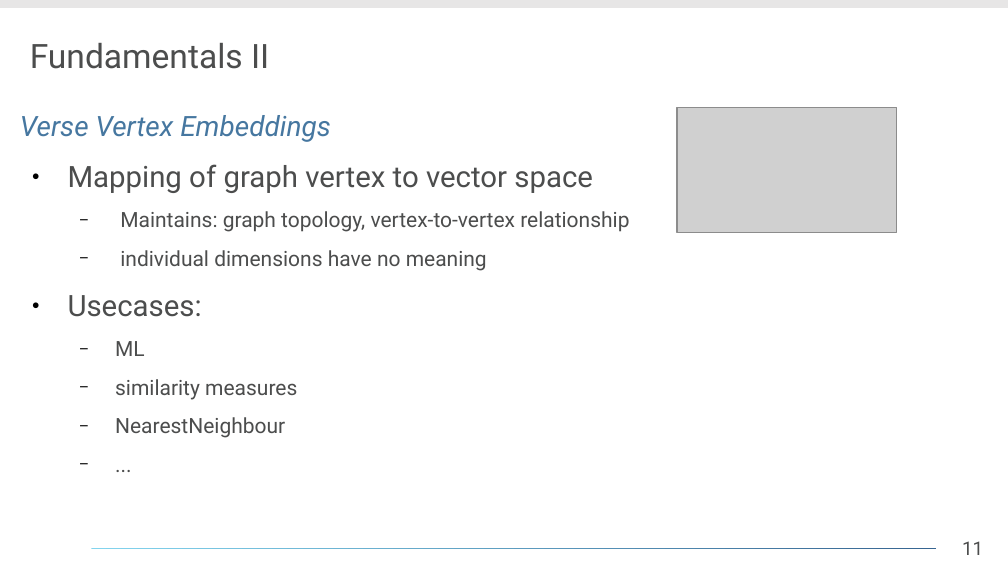
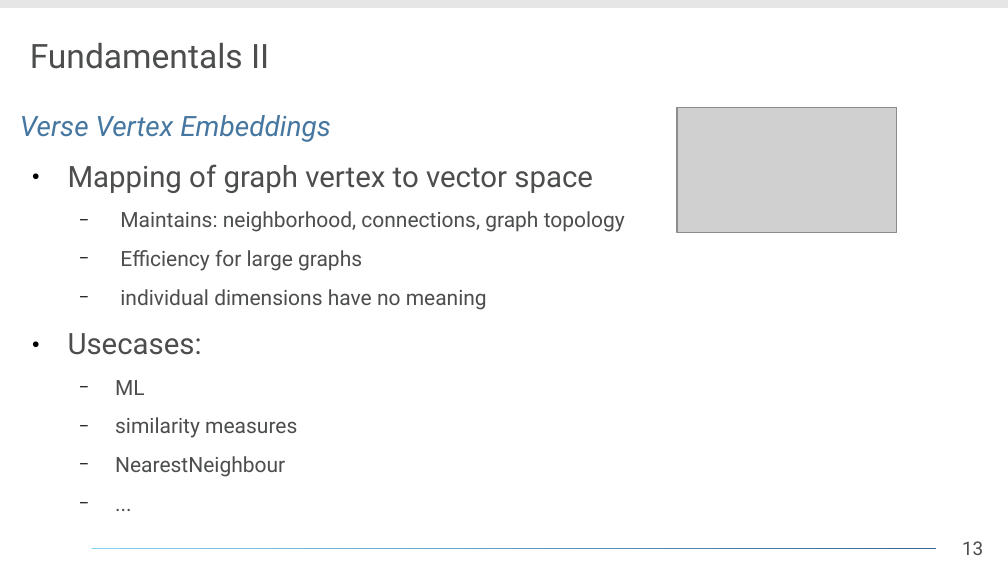
Before and after one commit to daelmo/DB2GraphGenerator, a slide deck: slide 13 of presentation/Analyse_eines_Forschungsthemas.odp (slide 11 before the commit). Drawn at 1008x567 pixels with LibreOffice and Linux fonts; fonts in the diff are those of the drawing; grey boxes stand for pictures; background and template pictures are left out. Boxes give left, top, right and bottom in pixels: in the first picture for what was removed or moved away, otherwise in the second. Text is boxed around its words. In the diff, an @@ line names an element or a change of style, - is before the commit and + after.

```diff
--- a/presentation/Analyse_eines_Forschungsthemas.odp
+++ b/presentation/Analyse_eines_Forschungsthemas.odp
@@ text at box(120, 211, 625, 271): text changed @@
-  − Maintains: graph topology, vertex-to-vertex relationship
+  − Maintains: neighborhood, connections, graph topology
+  − Efficiency for large graphs
@@ page number at box(962, 541, 983, 555): text changed @@
-11
+13
```
Also in this commit, not shown: 8 other slides changed, 12 slides added, 8 slides removed, 1 other file.
